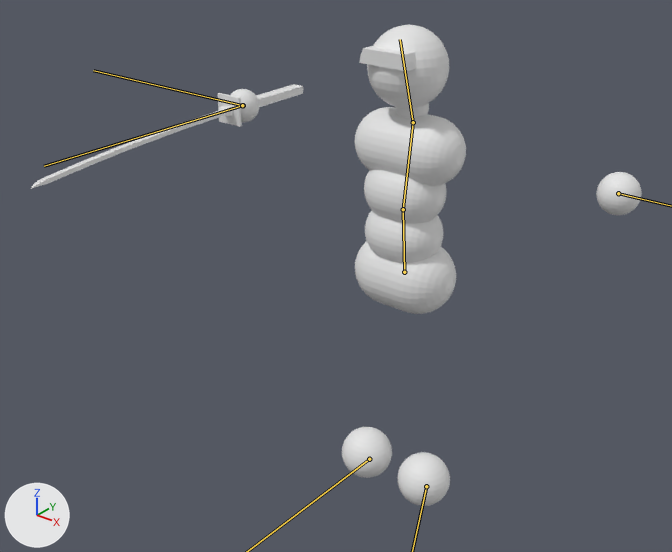
Renders of the glTF model assets/models/simple_combat_char.glb from each side of a commit.
One viewpoint serves both versions: a 50 mm lens placed at (1.64, -2.41, 2.31), pointed at (-0.05, -0.29, 1.0). Every picture has the same lights, and +X, +Y and +Z are marked at lower left. The bones that change are drawn over the model as lines.

The first picture shows 'Body', 'Sword'.
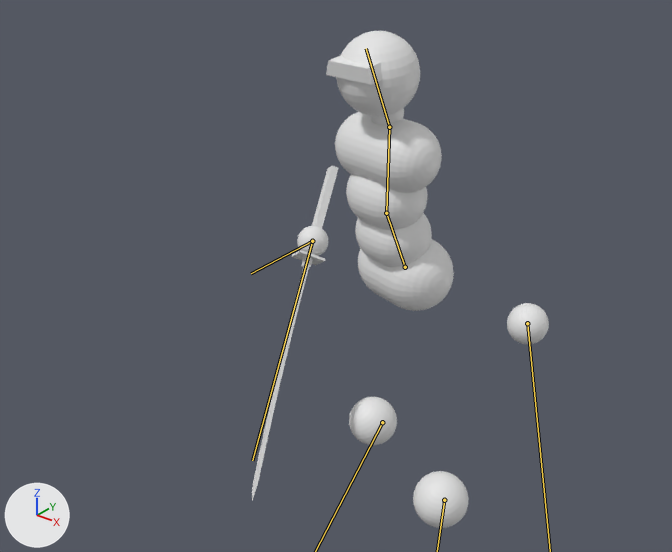
The newer file adds an action. The first version stands in its rest pose; the second is drawn at frame 0 of the action 'Fall'.

Boxes [x1, y1, x2, y2] around the edits, measured in the pictures (672 x 552 px):
'Body', posed (39% narrower): before [231, 25, 642, 506]; after [297, 31, 549, 528]
'Sword', posed (68% narrower, 219% taller): before [31, 84, 303, 188]; after [252, 166, 338, 500]
bone 'Lower back', root to tip: before (404, 272) to (403, 209); after (405, 267) to (386, 213)
bone 'Upper back', root to tip: before (403, 209) to (413, 122); after (386, 213) to (389, 127)
bone 'Head', root to tip: before (413, 122) to (400, 39); after (389, 127) to (366, 48)
bone 'Hand.R', root to tip: before (243, 105) to (93, 70); after (312, 241) to (251, 273)
bone 'Sword attachment', root to tip: before (242, 105) to (44, 166); after (312, 241) to (252, 460)

The edits, one by one:
Bone 'Lower back' (bone_lower_back) moves from (0.0, 0.0, 0.0) to (0.0, 0.017, 0.002).
Bone 'Lower back' (bone_lower_back) turns from (0, 0, 0) to (-16, -15, -2) degrees about its own x, y and z.
Bone 'Upper back' (bone_upper_back) turns from (0, 0, 0) to (9, 5, 1) degrees about its own x, y and z.
Bone 'Head' (bone_head) turns from (0, 0, 0) to (0, 7, 3) degrees about its own x, y and z.
Bone 'Hand.L' (bone_hand_l) moves from (0.0, 0.0, 0.0) to (-0.392, -0.151, -0.175).
Bone 'Hand.L' (bone_hand_l) turns from (0, 0, 0) to (-50, 28, 18) degrees about its own x, y and z.
Bone 'Foot.L' (bone_foot_l) moves from (0.0, 0.0, 0.0) to (0.118, 0.099, 0.082).
Bone 'Foot.L' (bone_foot_l) turns from (0, 0, 0) to (2, -2, 28) degrees about its own x, y and z.
Bone 'Hand.R' (bone_hand_r) moves from (0.0, 0.0, 0.0) to (-0.527, -0.22, -0.128).
Bone 'Hand.R' (bone_hand_r) turns from (0, 0, 0) to (-30, -42, 56) degrees about its own x, y and z.
Bone 'Foot.R' (bone_foot_r) moves from (0.0, 0.0, 0.0) to (0.017, -0.15, 0.148).
Bone 'Foot.R' (bone_foot_r) turns from (0, 0, 0) to (5, 10, -38) degrees about its own x, y and z.
Bone 'Sword attachment' (bone_sword_attachment) moves from (0.0, 0.0, 0.0) to (0.221, -0.128, 0.527).
Bone 'Sword attachment' (bone_sword_attachment) turns from (0, 0, 0) to (61, 32, 26) degrees about its own x, y and z.
